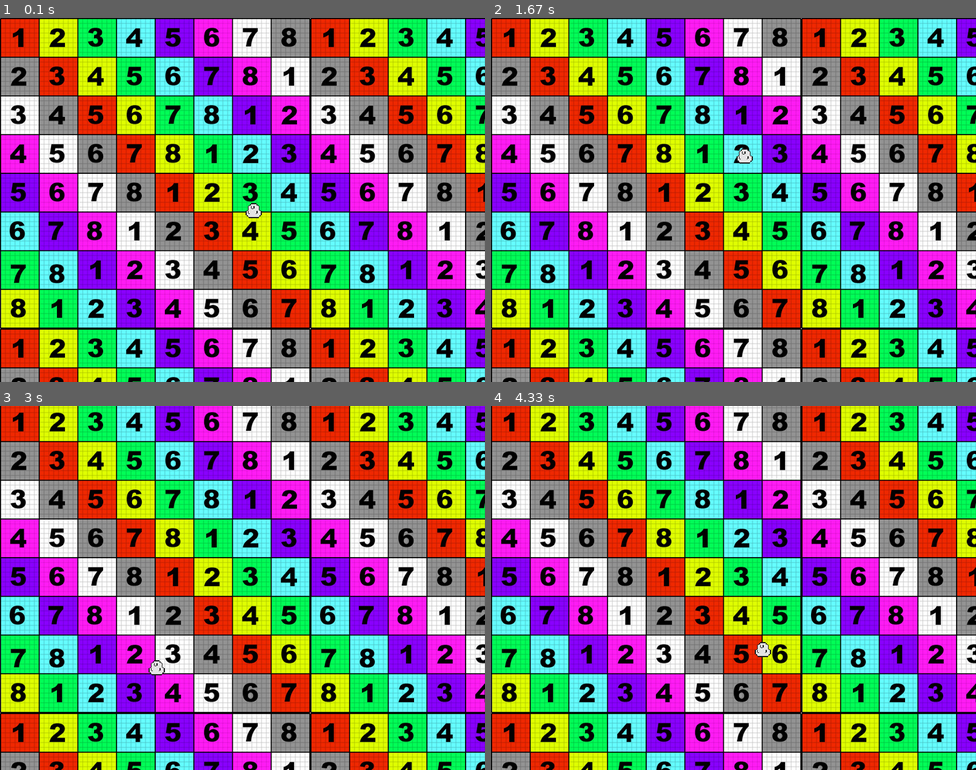
Above: before the commit, frames 1-4 (two rows, left to right).
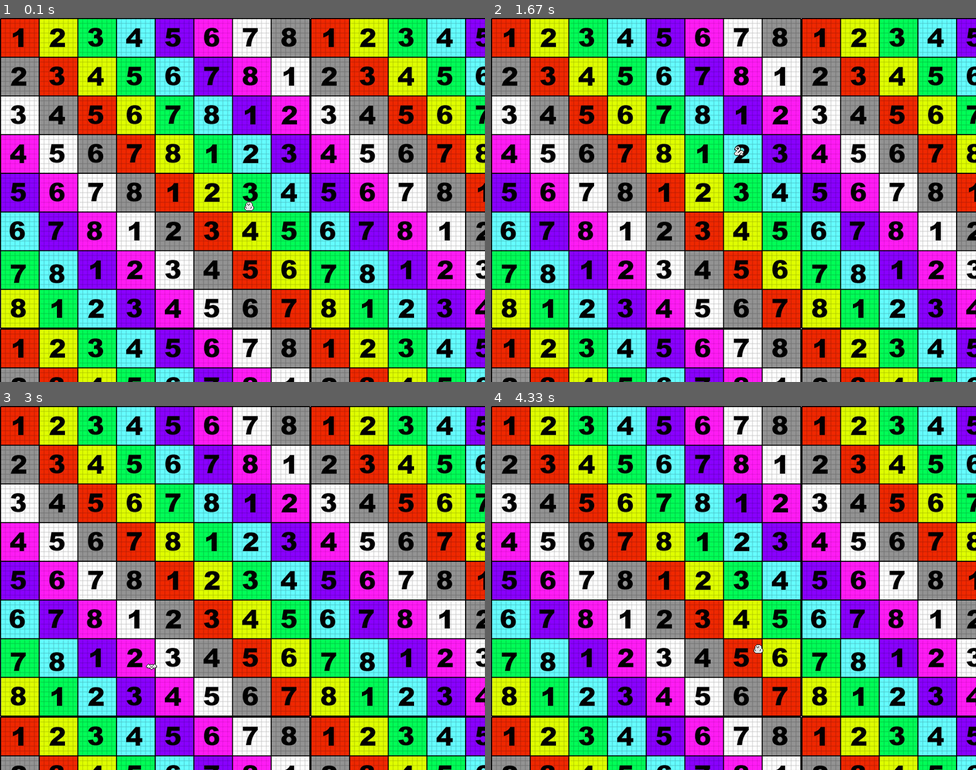
Above: after the commit, the same moments.

Repository: GGindin/Living_Hellscape
Game: pygame game, started from tutorials/test_jb/main.py
The game is run twice, just before and just after one commit, with the same random seed, the same clock (stepped at 60 frames per second) and the same inputs.
Inputs:
- Up to frame 1 (0.1 s): no input
- Up to frame 2 (1.67 s): hold D 0.33-0.8 s; hold W 0.83-1.13 s; hold A 1.17-1.63 s
- Up to frame 3 (3 s): hold A 1.67-2.2 s; hold S 2.23-2.53 s; hold S 2.57-2.97 s
- Up to frame 4 (4.33 s): hold W 3-3.37 s; hold D 3.4-4.03 s; hold S from 4.07 s (still down)

The runs differ from the first frame. In frame 1, 0.1% of the frame differs, in the area x 50-54%, y 50-55%; in frame 2, 0.1%; in frame 3, 37%; in frame 4, 37%, in the area x 0-100%, y 0-100%.

Commit message:
added a very basic sprite animation system

Diff:
--- /dev/null
+++ b/tutorials/test_jb/SurfaceAnimation.py
@@ -0,0 +1,56 @@
+import pygame
+import numpy
+from SurfaceKeyFrame import *
+from GameObject import *
+
+class SurfaceAnimation:
+
+    def __init__(self):
+        self.currentTime = 0.0
+        self.currentKeyFrame = 0
+        self.duration = 0.0
+        self.loop = False
+        self.keyFrames = []
+
+
+    def setDuration(self, duration : float):
+        self.duration = duration
+
+    def addKeyFrame(self, keyFrame : SurfaceKeyFrame):
+        self.keyFrames.append(keyFrame)
+        keyFrame.setAnimationIndex(len(self.keyFrames) - 1)
+
+    def getNextKeyFrame(self) -> SurfaceKeyFrame:
+        if len(self.keyFrames) <= 0:
+            return None
+
+        if self.currentKeyFrame + 1 < len(self.keyFrames):
+            return self.keyFrames[self.currentKeyFrame + 1]
+        elif self.loop:
+            return self.keyFrames[0]
+
+        return None
+
+    def update(self, dt : float):
+        nextKeyFrame = self.getNextKeyFrame()
+
+        if nextKeyFrame is None:
+            print("wtf")
+            return
+
+        self.currentTime += dt
+
+        if self.currentTime >= self.duration:
+            self.currentTime -= self.duration
+
+        if nextKeyFrame.animationIndex == 0:
+            if self.currentTime < self.keyFrames[self.currentKeyFrame].time:
+                self.currentKeyFrame = nextKeyFrame.animationIndex
+        elif self.currentTime >= nextKeyFrame.time:
+            self.currentKeyFrame = nextKeyFrame.animationIndex
+
+    def getCurrentSurface(self) -> pygame.Surface:
+        if self.currentKeyFrame < len(self.keyFrames):
+            return self.keyFrames[self.currentKeyFrame].surface
+
+        return None
--- /dev/null
+++ b/tutorials/test_jb/SurfaceKeyFrame.py
@@ -0,0 +1,10 @@
+import pygame
+
+class SurfaceKeyFrame:
+    def __init__(self, time : float, surface : pygame.Surface):
+        self.time = time
+        self.surface = surface
+        self.animationIndex = -1
+
+    def setAnimationIndex(self, index : int):
+        self.animationIndex = index
--- a/tutorials/test_jb/main.py
+++ b/tutorials/test_jb/main.py
@@ -3,6 +3,8 @@
 from GameObject import *
 from GameCamera import *
 from InputHelpers import *
+from SurfaceAnimation import *
+from SurfaceKeyFrame import *
 
 pygame.init();
 
@@ -20,8 +22,26 @@
 
 dt = 0
 
+blobSurface = pygame.image.load('Blob.png').convert_alpha()
+batSurface = pygame.image.load('Bat.png').convert_alpha()
+bubbleSurface = pygame.image.load('Bubble.png').convert_alpha()
+snakeSurface = pygame.image.load('snake.png').convert_alpha()
+
+blobKey = SurfaceKeyFrame(0.0, blobSurface)
+batKey = SurfaceKeyFrame(0.5, batSurface)
+bubbleKey = SurfaceKeyFrame(1.0, bubbleSurface)
+snakeKey = SurfaceKeyFrame(1.5, snakeSurface)
+
+animation = SurfaceAnimation()
+animation.setDuration(2.0)
+animation.loop = True
+animation.addKeyFrame(blobKey)
+animation.addKeyFrame(batKey)
+animation.addKeyFrame(bubbleKey)
+animation.addKeyFrame(snakeKey)
+
 playerObj = GameObject(pygame.image.load('Blob.png').convert_alpha())
-playerObj.scaleTo(pygame.Vector2(36, 36))
+#playerObj.scaleTo(pygame.Vector2(36, 36))
 playerObj.setPosition(pygame.Vector2(screenWidth / 2, screenHeight / 2))
 
 
@@ -42,6 +62,16 @@
     input *= playerSpeed
 
     playerObj.move(input)
+
+    animation.update(dt)
+    animSurf = animation.getCurrentSurface()
+    if animSurf is not None:
+        playerObj.surface = animation.getCurrentSurface()
+    """else:
+        print("Current: " + str(animation.currentTime))
+        print("Duration: " + str(animation.duration))"""
+
+
     gameCamera.boundByInnerBound(playerObj)
 
     gameCamera.clear("black")
Binary file added: tutorials/test_jb/Bat.png
Binary file added: tutorials/test_jb/Bubble.png
Binary file added: tutorials/test_jb/snake.png
